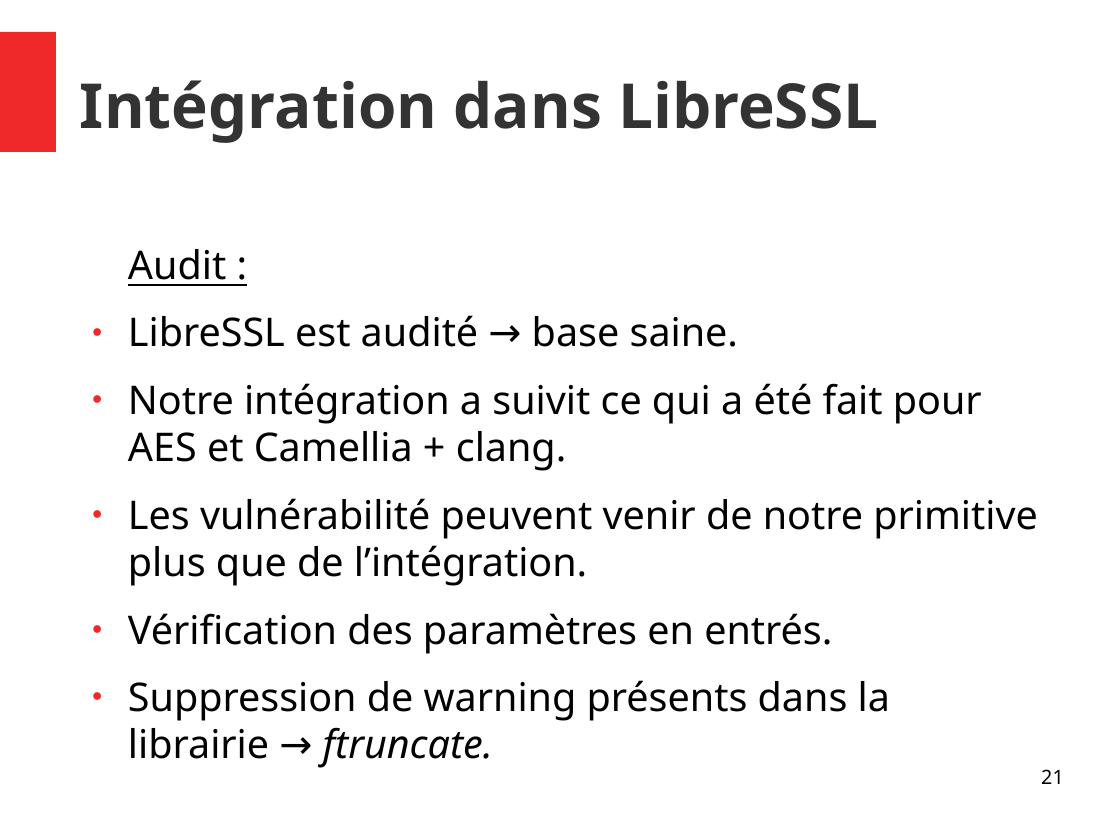
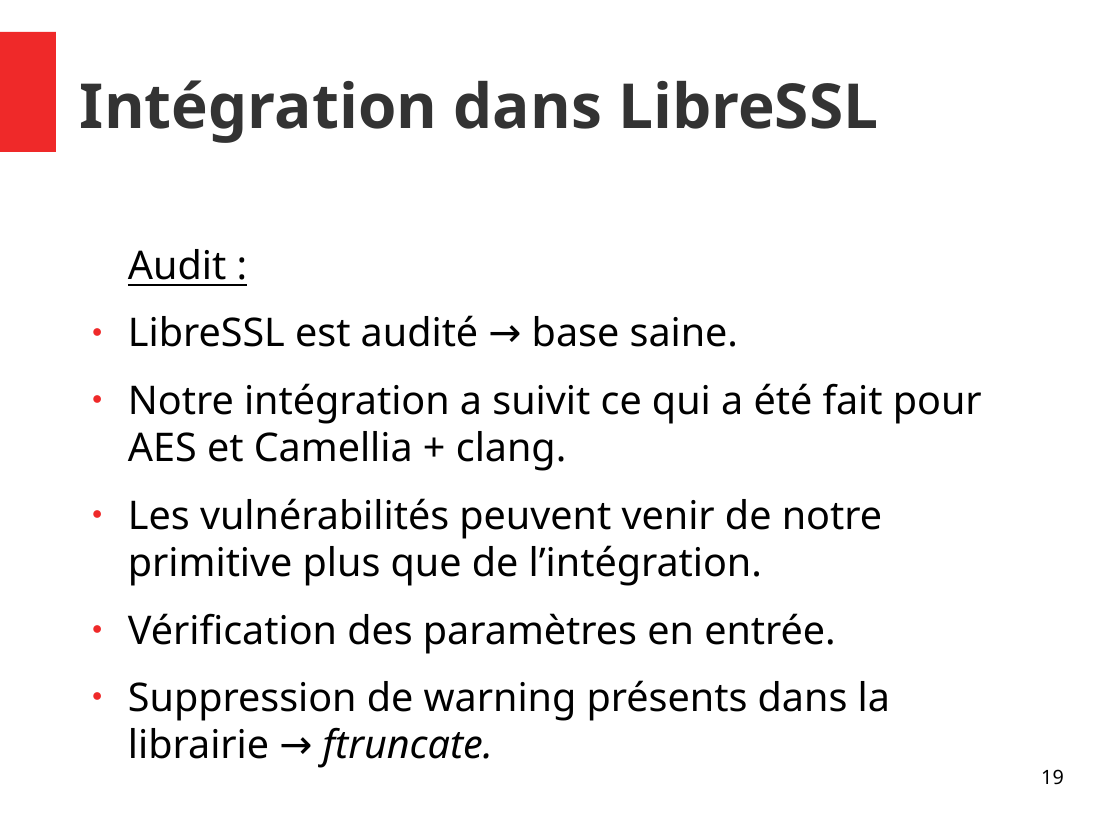
Before and after one commit to Allard-Chris/Aria, a slide deck: slide 19 of docs/[M2CSI]_ICP_Aria_Allard_Aulagnier.odp (slide 21 before the commit). Drawn at 1120x840 pixels with LibreOffice and Linux fonts; fonts in the diff are those of the drawing. Boxes give left, top, right and bottom in pixels: in the first picture for what was removed or moved away, otherwise in the second. Text is boxed around its words. In the diff, an @@ line names an element or a change of style, - is before the commit and + after.

```diff
--- a/docs/[M2CSI]_ICP_Aria_Allard_Aulagnier.odp
+++ b/docs/[M2CSI]_ICP_Aria_Allard_Aulagnier.odp
@@ text at [128,498,882,654]: text changed @@
-● Les vulnérabilité peuvent venir de notre primitive plus que de l’intégration.
-● Vérification des paramètres en entrés.
+● Les vulnérabilités peuvent venir de notre primitive plus que de l’intégration.
+● Vérification des paramètres en entrée.
@@ page number at [1041,769,1064,785]: text changed @@
-21
+19
```
Also in this commit, not shown: 8 other slides changed, 2 slides removed.
